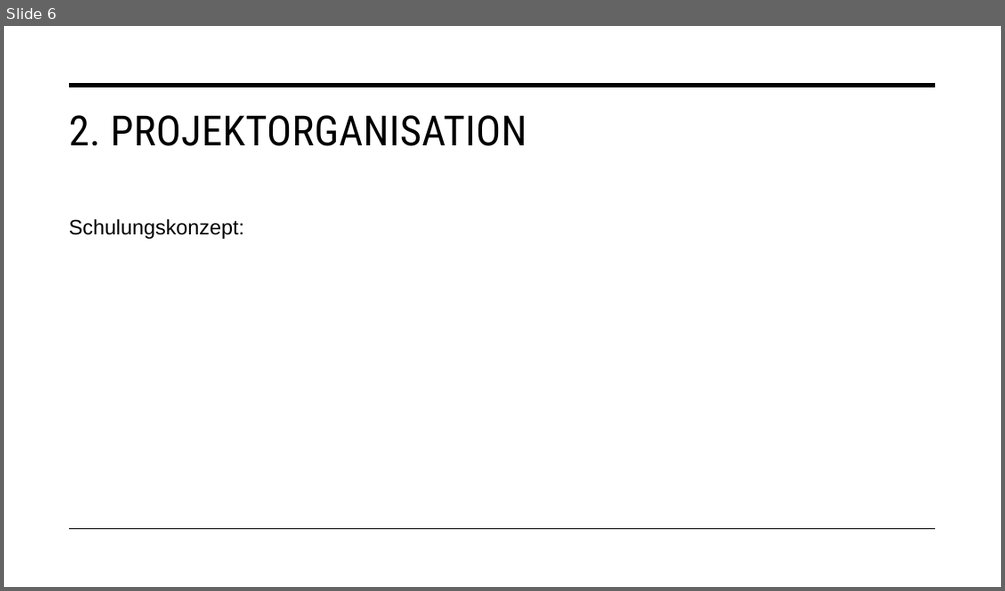
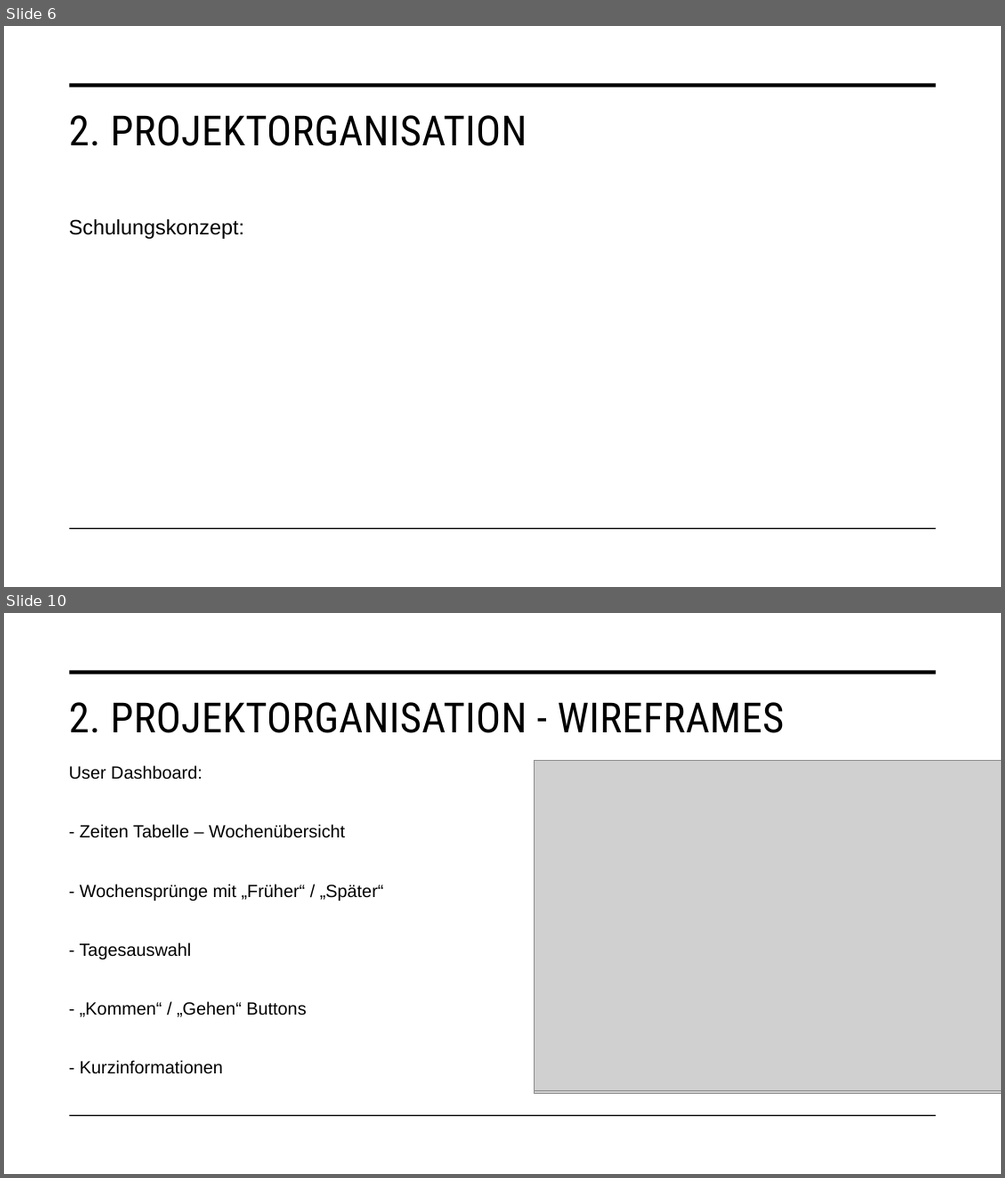
Before and after one commit to malu254/Eifrige-Otter-PM, a slide deck: Abgabe/Dokumentation/Präsentation.pptx. Shown one above the other, each under a label of ours: slide 6 before the commit, slides 6 and 10 after it; the slides between them are not shown. The pictures are 1005x591 and 1005x1178 pixels, drawn with LibreOffice and Linux fonts; fonts in the diff are those of the drawing; grey boxes stand for pictures. Boxes give left, top, right and bottom in pixels: in the first picture for what was removed or moved away, otherwise in the second. Text is boxed around its words. In the diff, an @@ line names an element or a change of style, - is before the commit and + after.

```diff
--- a/Abgabe/Dokumentation/Präsentation.pptx
+++ b/Abgabe/Dokumentation/Präsentation.pptx
@@ slide 10 added at <box>4,613,1001,1174</box>, background #FFFFFF; not listed: 2 template elements that a slide beside it also shows @@
@@ title added at <box>69,702,785,733</box>, 40 pt, text #000000 @@
+2. PROJEKTORGANISATION - WIREFRAMES
@@ text added at <box>69,765,384,1074</box>, 17 pt, text #000000 @@
+User Dashboard:
+- Zeiten Tabelle – Wochenübersicht
+- Wochensprünge mit „Früher“ / „Später“
+- Tagesauswahl
+- „Kommen“ / „Gehen“ Buttons
+- Kurzinformationen
@@ picture added at <box>534,761,1001,1093</box> @@
@@ picture added at <box>534,761,1001,1091</box> @@
```
Also in this commit, not shown: 4 slides changed, 9 other slides added, 9 other files.
